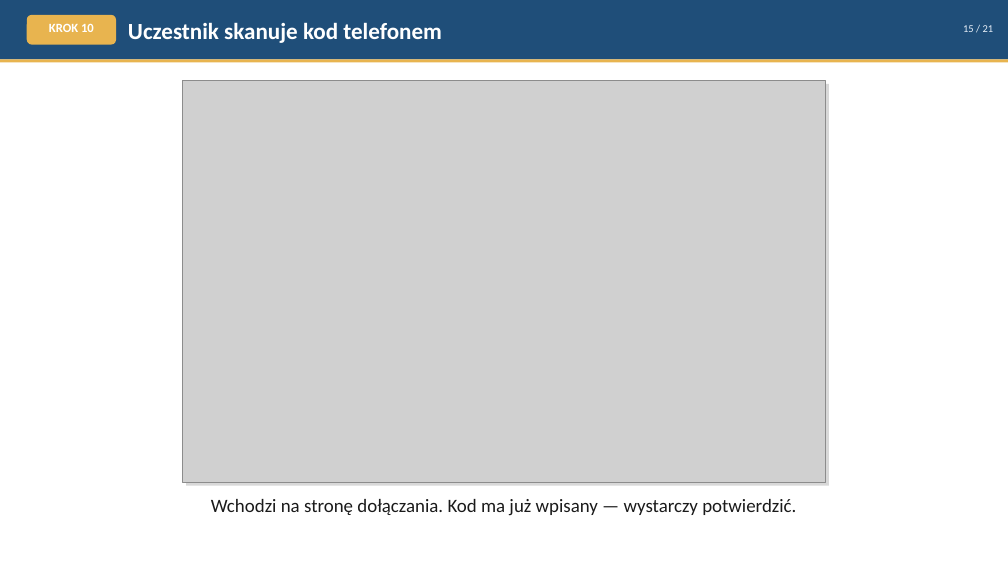
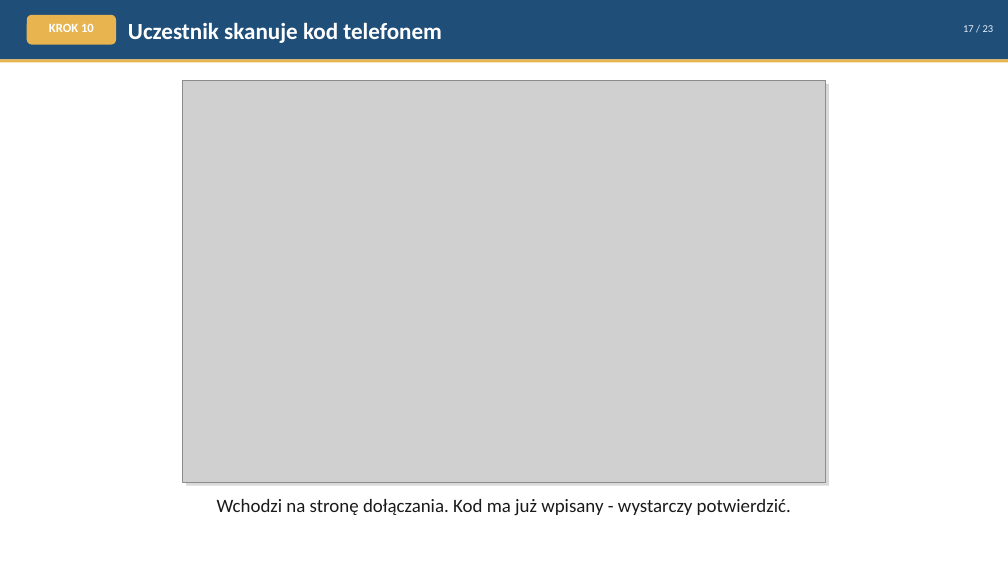
Before and after one commit to rdest-devs/cogniro, a slide deck: slide 17 of docs/cogniro-presentation.pptx (slide 15 before the commit). Drawn at 1008x567 pixels with LibreOffice and Linux fonts; fonts in the diff are those of the drawing; grey boxes stand for pictures. Boxes give left, top, right and bottom in pixels: in the first picture for what was removed or moved away, otherwise in the second. Text is boxed around its words. In the diff, an @@ line names an element or a change of style, - is before the commit and + after.

```diff
--- a/docs/cogniro-presentation.pptx
+++ b/docs/cogniro-presentation.pptx
@@ text at bbox=[963, 25, 994, 32]: text changed @@
-15 / 21
+17 / 23
@@ text at bbox=[217, 499, 791, 516]: text changed @@
-Wchodzi na stronę dołączania. Kod ma już wpisany — wystarczy potwierdzić.
+Wchodzi na stronę dołączania. Kod ma już wpisany - wystarczy potwierdzić.
```
Also in this commit, not shown: 18 other slides changed, 2 slides added.
